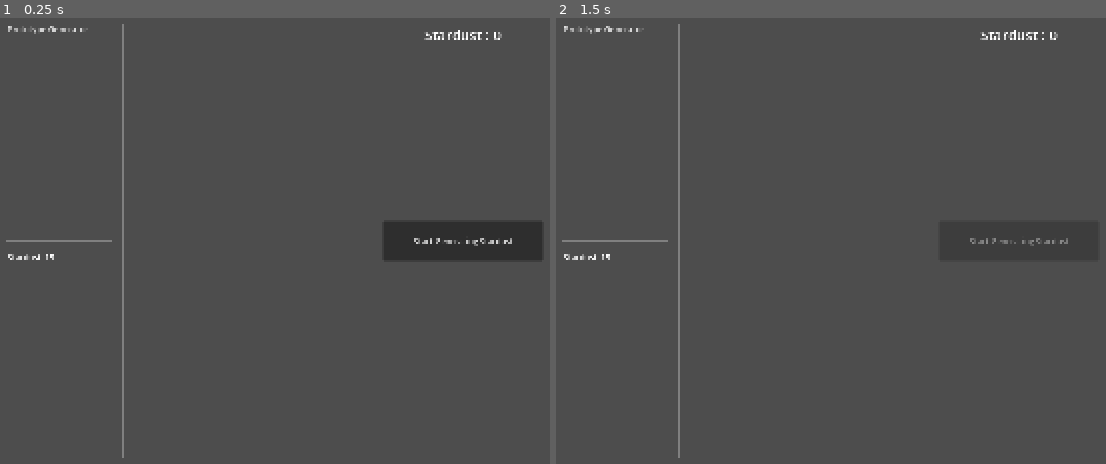
Above: before the commit, frames 1-2 (left to right).
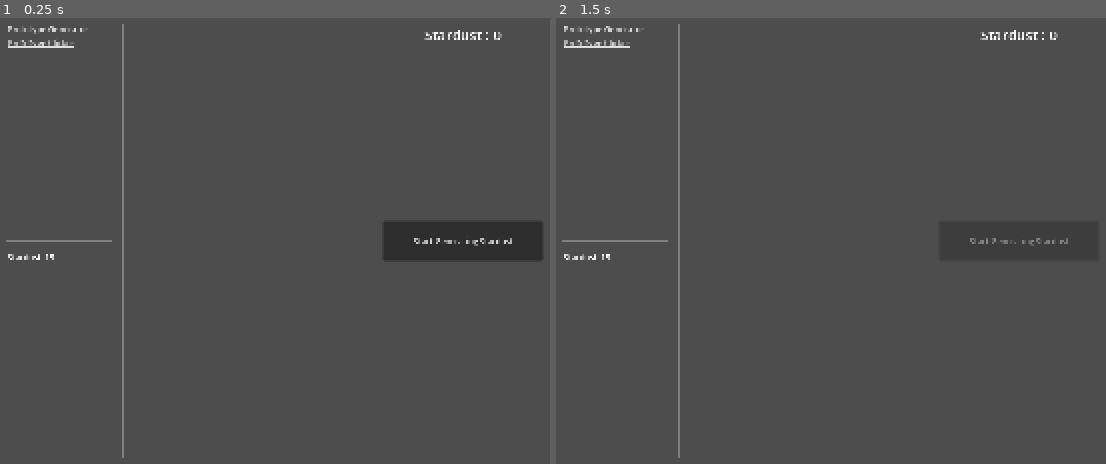
Above: after the commit, the same moments.

Repository: explodetank/StardustYTTutorial
Game: Godot game, scene res://User_Interface/user_interface.tscn
The game is run twice, just before and just after one commit, with the same random seed, the same clock (stepped at 60 frames per second) and the same inputs. Before the commit the project has no main scene; this scene is started directly in both runs.
Inputs:
- Up to frame 1 (0.25 s): no input
- Up to frame 2 (1.5 s): click "Start Generating Stardust" at 0.5 s; tap Enter at 1.25 s

The runs differ from the first frame. In frame 1, 0.1% of the frame differs, in the area x 1-14%, y 4-7%; in frame 2, 0.1%.

Commit message:
Added the ability to change between the prototype generator view and the prototype clicker view.

Diff:
--- a/Scenes/Prototype/Clicker/prototype_clicker.gd
+++ b/Scenes/Prototype/Clicker/prototype_clicker.gd
@@ -8,6 +8,11 @@
 ## A reference to the label displaying the current amount of stardust created.
 @export var label:Label
 
+## Reference to the user interface.
+@export var user_interface:UserInterface
+## View reference.
+@export var view:UserInterface.Views
+
 ## The amount of stardust created.
 var stardust:int = 0
 
@@ -15,6 +20,8 @@
 ## Initializes the label on launch.
 func _ready() -> void:
 	update_label_text()
+	visible = false
+	user_interface.navigation_requested.connect(_on_navigation_request)
 
 # Better to isolate this function rather than putting it in
 # the button pressed function just so we know where things are.
@@ -30,3 +37,9 @@
 ## Triggered when the create stardust button is pressed.
 func _on_button_pressed() -> void:
 	create_stardust()
+## Determines whether the object is visible or not.
+func _on_navigation_request(requested_view : UserInterface.Views) -> void:
+	if requested_view == view:
+		visible = true
+		return
+	visible = false
--- a/Scenes/Prototype/Clicker/prototype_clicker.tscn
+++ b/Scenes/Prototype/Clicker/prototype_clicker.tscn
@@ -21,7 +21,7 @@
 offset_bottom = 23.0
 grow_horizontal = 2
 theme_type_variation = &"HeaderLarge"
-text = "Stardust <value>"
+text = "Stardust: <value>"
 horizontal_alignment = 1
 vertical_alignment = 1
 
--- a/Scenes/Prototype/Generator/prototype_generator.gd
+++ b/Scenes/Prototype/Generator/prototype_generator.gd
@@ -11,12 +11,18 @@
 ## Reference to label displaying the current amount of stardust made.
 @export var label:Label
 
+## Reference to the user interface.
+@export var user_interface:UserInterface
+## View reference.
+@export var view:UserInterface.Views
+
 ## The current amount of stardust made.
 var stardust:int = 0
 
 ## Initialize the text when the node is created.
 func _ready() -> void:
 	update_label_test()
+	user_interface.navigation_requested.connect(_on_navigation_request)
 
 ## Adds one stardust.
 func create_stardust() -> void:
@@ -31,6 +37,7 @@
 func begin_generating_stardust():
 	timer.start()
 	button.disabled = true
+	visible = true
 
 ## Triggered when the button is pressed.
 func _on_button_pressed() -> void:
@@ -39,3 +46,9 @@
 ## Triggered when the timer times out.
 func _on_timer_timeout() -> void:
 	create_stardust()
+## Determines whether the object is visible or not.
+func _on_navigation_request(requested_view : UserInterface.Views) -> void:
+	if requested_view == view:
+		visible = true
+		return
+	visible = false
--- a/Scenes/Prototype/Generator/prototype_generator.tscn
+++ b/Scenes/Prototype/Generator/prototype_generator.tscn
@@ -39,7 +39,7 @@
 offset_bottom = 23.0
 grow_horizontal = 2
 theme_type_variation = &"HeaderLarge"
-text = "Stardust : <No Value>"
+text = "Stardust: <value>"
 horizontal_alignment = 1
 vertical_alignment = 1
 
--- /dev/null
+++ b/User_Interface/user_interface.gd
@@ -0,0 +1,20 @@
+class_name UserInterface
+extends Control
+## Main class controlling the user interface.
+
+## List of views.
+enum Views {
+	PROTOTYPE_GENERATOR,
+	PROTOTYPE_CLICKER,
+}
+
+## Emitted when something requested navigation. Includes view target.
+signal navigation_requested(view:Views)
+
+## Triggered when the prototype clicker is clicked.
+func _on_prototype_generator_link_pressed() -> void:
+	navigation_requested.emit(Views.PROTOTYPE_GENERATOR)
+
+## Triggered when the prototype generator is clicked.
+func _on_prototype_clicker_link_pressed() -> void:
+	navigation_requested.emit(Views.PROTOTYPE_CLICKER)
--- a/User_Interface/user_interface.tscn
+++ b/User_Interface/user_interface.tscn
@@ -1,6 +1,8 @@
 [gd_scene format=3 uid="uid://b2ubc40ik8l75"]
 
+[ext_resource type="Script" uid="uid://dw24mmmpxxgar" path="res://User_Interface/user_interface.gd" id="1_ngjx5"]
 [ext_resource type="PackedScene" uid="uid://31gbaasd6bm5" path="res://Scenes/Prototype/Generator/prototype_generator.tscn" id="1_osxxb"]
+[ext_resource type="PackedScene" uid="uid://mk1qektfiyoi" path="res://Scenes/Prototype/Clicker/prototype_clicker.tscn" id="4_fuc6n"]
 
 [node name="UserInterface" type="Control" unique_id=609956277]
 layout_mode = 3
@@ -9,6 +11,7 @@
 anchor_bottom = 1.0
 grow_horizontal = 2
 grow_vertical = 2
+script = ExtResource("1_ngjx5")
 metadata/_edit_lock_ = true
 
 [node name="HBoxContainer" type="HBoxContainer" parent="." unique_id=426950140]
@@ -48,9 +51,13 @@
 [node name="VBoxContainer" type="VBoxContainer" parent="HBoxContainer/LeftPanel/VBoxContainer/Navigator/MarginContainer" unique_id=2119849044]
 layout_mode = 2
 
-[node name="LinkButton" type="LinkButton" parent="HBoxContainer/LeftPanel/VBoxContainer/Navigator/MarginContainer/VBoxContainer" unique_id=2131056240]
+[node name="PrototypeGeneratorLink" type="LinkButton" parent="HBoxContainer/LeftPanel/VBoxContainer/Navigator/MarginContainer/VBoxContainer" unique_id=2131056240]
 layout_mode = 2
 text = "Prototype Generator"
+
+[node name="PrototypeClickerLink" type="LinkButton" parent="HBoxContainer/LeftPanel/VBoxContainer/Navigator/MarginContainer/VBoxContainer" unique_id=471185736]
+layout_mode = 2
+text = "Prototype Clicker"
 
 [node name="MarginContainer" type="MarginContainer" parent="HBoxContainer/LeftPanel/VBoxContainer" unique_id=1928711654]
 layout_mode = 2
@@ -88,9 +95,18 @@
 [node name="VSeparator" type="VSeparator" parent="HBoxContainer/MarginContainer" unique_id=216555084]
 layout_mode = 2
 
-[node name="MainView" type="Control" parent="HBoxContainer" unique_id=862419701]
+[node name="MainView" type="Control" parent="HBoxContainer" unique_id=1356931978]
 layout_mode = 2
 size_flags_horizontal = 3
 
-[node name="PrototypeGenerator" parent="HBoxContainer/MainView" unique_id=1441660461 instance=ExtResource("1_osxxb")]
+[node name="PrototypeGenerator" parent="HBoxContainer/MainView" unique_id=1441660461 node_paths=PackedStringArray("user_interface") instance=ExtResource("1_osxxb")]
 layout_mode = 1
+user_interface = NodePath("../../..")
+
+[node name="PrototypeClicker" parent="HBoxContainer/MainView" unique_id=1073322937 node_paths=PackedStringArray("user_interface") instance=ExtResource("4_fuc6n")]
+layout_mode = 1
+user_interface = NodePath("../../..")
+view = 1
+
+[connection signal="pressed" from="HBoxContainer/LeftPanel/VBoxContainer/Navigator/MarginContainer/VBoxContainer/PrototypeGeneratorLink" to="." method="_on_prototype_generator_link_pressed"]
+[connection signal="pressed" from="HBoxContainer/LeftPanel/VBoxContainer/Navigator/MarginContainer/VBoxContainer/PrototypeClickerLink" to="." method="_on_prototype_clicker_link_pressed"]
--- a/project.godot
+++ b/project.godot
@@ -11,6 +11,7 @@
 [application]
 
 config/name="StardustTutorialThing"
+run/main_scene="uid://b2ubc40ik8l75"
 config/features=PackedStringArray("4.7", "Forward Plus")
 config/icon="res://icon.svg"
 
Not shown, added: User_Interface/user_interface.gd.uid
